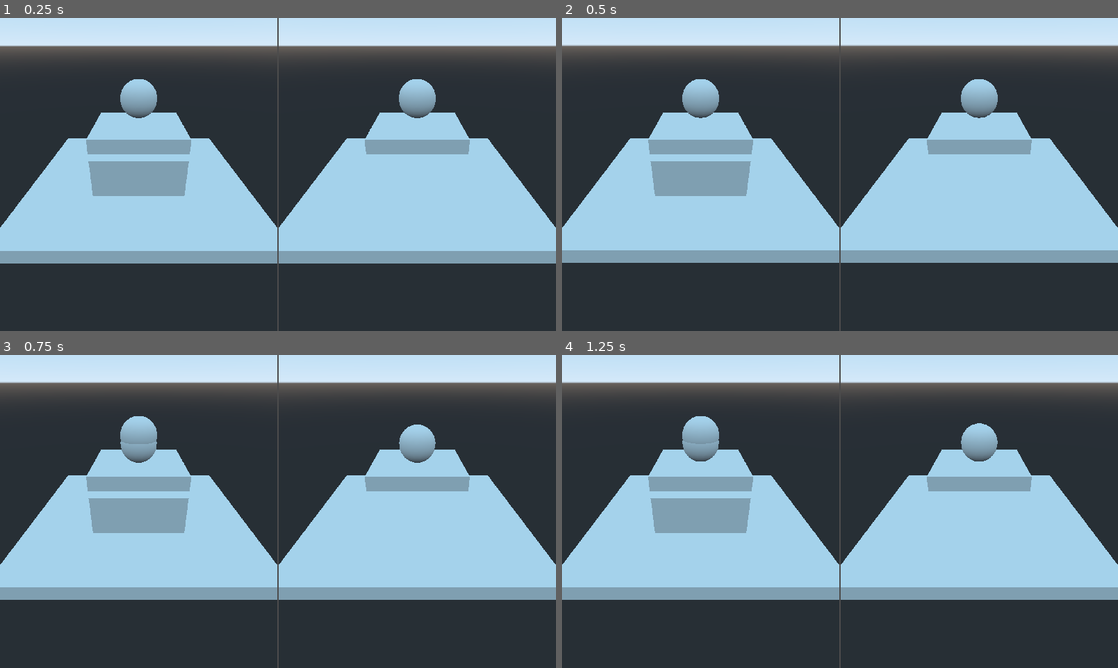
Above: before the commit, frames 1-4 (two rows, left to right).
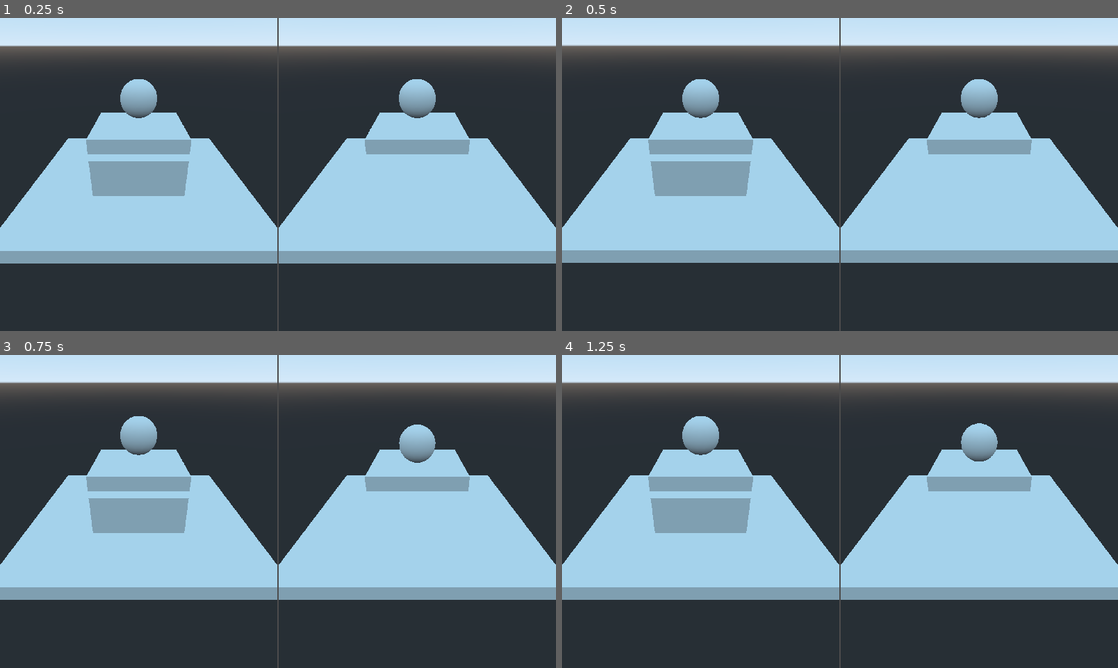
Above: after the commit, the same moments.

Repository: NykolaR/RepairingTheTimeline
Game: Godot game, scene res://Scenes/Levels/POC/POC.tscn
The game is run twice, just before and just after one commit, with the same random seed, the same clock (stepped at 60 frames per second) and the same inputs. The project has no main scene, so this scene is started directly.
Inputs (mouse positions are in pixels of both pictures, inside the frame that each line leads up to):
- Up to frame 1 (0.25 s): no input
- Up to frame 2 (0.5 s): no input
- Up to frame 3 (0.75 s): tap Enter (ui_accept) at 0.5 s; move the mouse to (400, 495) at 0.52 s; hold Right (ui_right) from 0.53 s (still down); click (400, 495) at 0.67 s
- Up to frame 4 (1.25 s): keep holding Right (ui_right); tap Enter (ui_accept) at 0.77 s

Frames 1-2 are identical in both runs. In frame 3, 0.3% of the frame differs, in the area x 21-29%, y 27-35%; in frame 4, 0.3%.

Commit message:
YO BRO THATS A WINssss

Diff:
--- a/Scenes/Management/LevelBase/ViewSplit.tscn
+++ b/Scenes/Management/LevelBase/ViewSplit.tscn
@@ -41,6 +41,7 @@
 transform = Transform( 1, 0, 0, 0, 0.866025, 0.5, 0, -0.5, 0.866025, 0, 3, 5 )
 
 [node name="InterpolatedCamera" type="InterpolatedCamera" parent="Past/Viewport"]
+cull_mask = 1
 target = NodePath("../CamControl/Camera")
 speed = 20.0
 enabled = true
